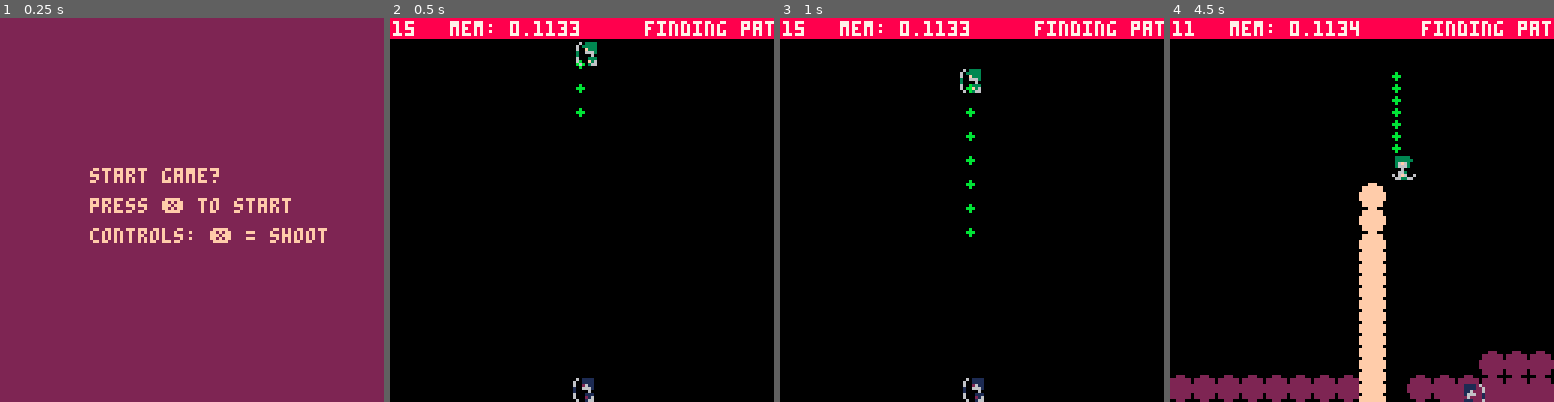
Above: before the commit, frames 1-4 (left to right).
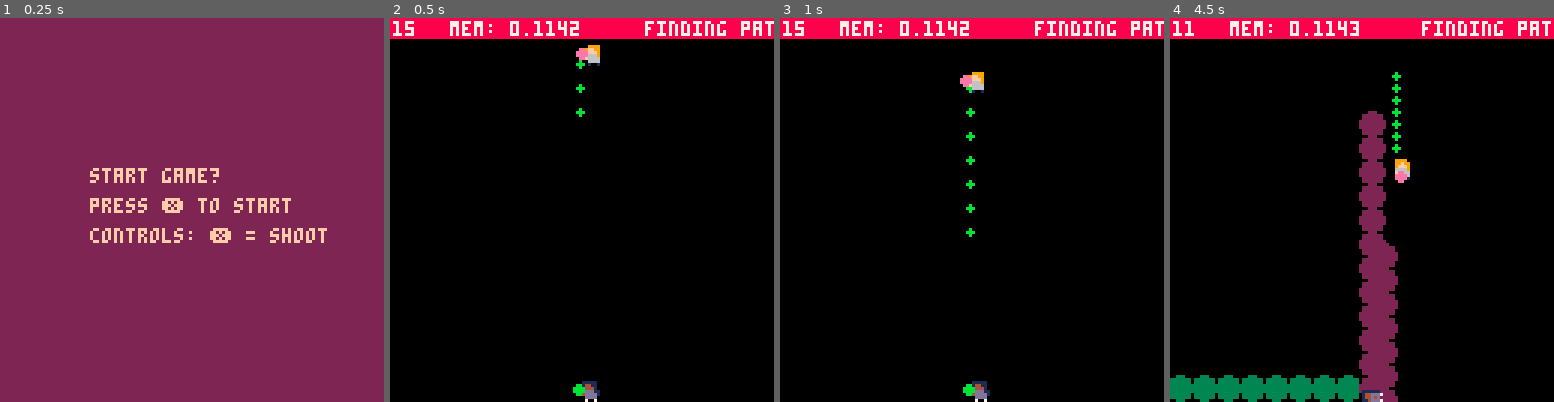
Above: after the commit, the same moments.

Repository: marcianoviereck/picogames
Game: PICO-8 cartridge pongpaint.p8
Same seed, same stepped clock (60 frames per second), same inputs: the game is played once before the commit and once after it.
Inputs:
- Up to frame 1 (0.25 s): no input
- Up to frame 2 (0.5 s): tap X (X key) at 0.33 s
- Up to frame 3 (1 s): no input
- Up to frame 4 (4.5 s): tap X (X key) at 1.07, 1.85, 2.97, 4.08 s; hold Right 1.6-2.1 s; hold Up 2.15-2.42 s; hold Right 2.47-3.03 s; hold Left 3.08-3.58 s; hold Down 3.63-3.97 s; hold Right from 4.02 s (still down)

Frame 1 is identical in both runs. In frame 2, 0.7% of the frame differs, in the area x 43-55%, y 0-100%; in frame 3, 0.7%; in frame 4, 12%, in the area x 0-100%, y 0-100%.

Commit message:
improvements

Diff:
--- a/pongpaint.p8
+++ b/pongpaint.p8
@@ -11,7 +11,6 @@
 			update_arrows()
 			update_animation(player)
 			update_dead_timers()
-			update_paint_touches()
 			if shoot_cooldown_frames > 0 then
 				shoot_cooldown_frames -= 1
 			end
@@ -44,7 +43,7 @@
 					local tile = level_tiles[x..":"..y]
 					if tile.c == player.c then
 						tiles_player += 1
-					else
+					elseif tile.c == enemy.c then
 						tiles_enemy += 1
 					end
 				end
@@ -81,12 +80,19 @@
 			circfill(level_sprite.x, level_sprite.y, 4, level_sprite.c)
 		end
 
+		-- walls --
+
+		for i=1, #walls do
+			if walls[i].x and walls[i].y then
+				circfill(walls[i].x, walls[i].y, 1, 8)
+			end
+		end
+
 		-- for pathing debug ! --
 		for i=1, #enemy.actions.path do
 			local tile = enemy.actions.path[i]
 			circfill(tile.x, tile.y, 1, 11)
 		end
-
 
 		draw_character(player)
 		draw_character(enemy)
@@ -139,7 +145,7 @@
 	map_size=32
 	tile_size=4
 	shoot_cooldown_frames = 5
-	enemy_shoot_cooldown_frames = 50
+	enemy_shoot_cooldown_frames = 25
 
 	arrows={}
 	ball = {
@@ -159,9 +165,10 @@
 		direction=0, -- 0 = left, 1 = up, 2 = right, 3 = down --
 		base_spr_index = 0,
 		current_animation=nil,
-		c = 2,
-		drawcolor = 1,
+		c = 3,
+		drawcolor = 11,
 		dead = false,
+		has_weapon = true,
 		dead_timer = 100,
 		speed = 1
 	}
@@ -171,11 +178,12 @@
 		direction = 0,
 		base_spr_index = 16,
 		current_animation=nil,
-		c = 15,
-		drawcolor = 3,
+		c = 2,
+		drawcolor = 14,
 		dead = false,
-		dead_timer = 100,
+		dead_timer = 50,
 		speed = 1,
+		has_weapon = true,
 		actions = {
 			searching = true,
 			finding_path = false,
@@ -193,33 +201,16 @@
 	for x=1, map_size do
 		for y=1, map_size do
 			local col = 16
-			--local col = player.c
-				--if y <= (map_size / 2) then
-				--	col = enemy.c
-				--end
-			local tile = {x=x*tile_size-1, y=y*tile_size-1, c=col}
+			local tile_x = x*tile_size-1
+			local tile_y = y*tile_size-1
+			local tile = {x=tile_x, y=tile_y, c=col,w=false}
 			level_tiles[x..":"..y] = tile
+			local wall = nil
+			if walls[x..":"..y] ~= nil then
+				tile.w = true
+				walls[x..":"..y] = {x=tile_x,y=tile_y}
+			end
 			add(level_sprites, tile)
-		end
-	end
-end
-
-function update_paint_touches()
-	for i=1, #characters do
-		local character = characters[i]
-		for li=1, #level_sprites do
-			local level_tile = level_sprites[li]
-			if (character.c == enemy.c
-				and level_tile.c == player.c) or
-					(character.c == player.c and
-					level_tile.c == enemy.c) then
-				if character.x > level_tile.x and
-					character.x < level_tile.x + 8 and
-					character.y > level_tile.y and
-					character.y < level_tile.y + 8 then
-						character_hit(enemy)
-				end
-			end
 		end
 	end
 end
@@ -315,22 +306,30 @@
 	local direction = character.direction
 	local x = character.x
 	local y = character.y
-
+	local has_weapon = true
 	if character.dead then
 		spr(base_spr_index + 5, x, y)
 	else
 		if direction == 0 then -- 0 = left --
-				spr(base_spr_index + 2, x, y)
-				spr(base_spr_index + 3, x - 2, y)
+				spr(base_spr_index, x, y)
+				if has_weapon then
+					spr(base_spr_index + 4, x - 4, y, 1, 1, true, false)
+				end
 		elseif direction == 1 then -- top --
-			spr(base_spr_index + 4, x, y - 2)
+			if has_weapon then
+				spr(base_spr_index + 3, x, y - 2)
+			end
 			spr(base_spr_index + 1, x, y)
 		elseif direction == 2 then -- right --
-			spr(base_spr_index + 2, x, y, 1, 1, true, false)
-			spr(base_spr_index + 3, x + 2, y, 1, 1, true, false)
+			spr(base_spr_index, x, y, 1, 1, true, false)
+			if has_weapon then
+				spr(base_spr_index + 4, x + 4, y)
+			end
 		elseif direction == 3 then -- down
-		 spr(base_spr_index, x, y)
-			spr(base_spr_index + 4, x, y, 1, 1, false, true)
+		 spr(base_spr_index + 2, x, y)
+			if has_weapon then
+				spr(base_spr_index + 3, x - 1, y + 3, 1, 1, false, true)
+			end
 		end
 	end
 end
@@ -396,10 +395,10 @@
 end
 
 function draw_arrows()
-	--for i=1, #arrows do
-	--	local arrow = arrows[i]
-	--	rectfill(arrow.x, arrow.y, arrow.x + 1, arrow.y + 1, arrow.drawcolor)
-	--end
+	for i=1, #arrows do
+		local arrow = arrows[i]
+		circfill(arrow.x, arrow.y, 3, arrow.drawcolor)
+	end
 end
 
 function update_arrows()
@@ -414,24 +413,22 @@
 		else
 			-- + 2 is to fix the offset of the arrow.. --
 			update_level_once(arrow.x + 2, arrow.y + 2, arrow.c)
-			--if arrow.c == player.c then
-			--	if arrow.x > enemy.x and
-			--	arrow.x < enemy.x + 8 and
-			--	arrow.y > enemy.y and
-			--	arrow.y < enemy.y + 8 then
-		--			character_hit(enemy)
-		--		end
-		--	else
-		--		if arrow.x > player.x and
-		--		arrow.x < player.x + 8 and
-		--		arrow.y > player.y and
-		--		arrow.y < player.y + 8 then
-			--		character_hit(player)
-			--	end
-			--end
-		end
-	end
-
+			for i=1, #characters do
+				local character = characters[i]
+				if (arrow.c == player.c
+					and character.c == enemy.c)
+					or (arrow.c == enemy.c
+					and character.c == player.c) then
+						if arrow.x > character.x - 8 and
+							arrow.x < character.x + 8 and
+							arrow.y > character.y - 8 and
+							arrow.y < character.y + 8 then
+								character_hit(character)
+						end
+					end
+				end
+			end
+	end
 	if arrow_to_del then
 		del(arrows, arrow_to_del)
 	end
@@ -439,9 +436,9 @@
 -->8
 -- level objects --
 walls={}
-walls["10:10"] = 1
-walls["20:20"] = 1
-walls["30:30"] = 1
+walls["10:10"] = {}
+walls["20:20"] = {}
+walls["30:30"] = {}
 -->8
 -- enemy code --
 function update_enemy()
@@ -453,7 +450,9 @@
 	 local randomx = ceil(rnd(32) + 1)
 	 local randomy = ceil(rnd(32) + 1)
 	 local target_tile = level_tiles[randomx..":"..randomy]
-	 if target_tile == enemy.actions.current_tile then
+	 if target_tile == enemy.actions.current_tile
+	 or target_tile == nil
+	 then
 	 	debug_text = "same!"
 	 	-- temp.. --
 	 	return
@@ -477,7 +476,7 @@
 
  enemy_shoot_cooldown_frames -= 1
  if enemy_shoot_cooldown_frames <= 0 then
- 	enemy_shoot_cooldown_frames = rnd(40) + 40
+ 	enemy_shoot_cooldown_frames = rnd(20) + 30
  	local dir_to_player = -1
   -- todo: fix later --
  	if dir_to_player == -1 then
@@ -722,9 +721,19 @@
 
 
 
-…(6 lines of a section not shown)…
+__map__
+0606060606060606060600000600000000000000000000000000000000000000000000000000000000000000000000000000000000000000000000000000000000000000000000000000000000000000000000000000000000000000000000000000000000000000000000000000000000000000000000000000000000000000
+0606060606060606060606060600060000000000000000000000000000000000000000000000000000000000000000000000000000000000000000000000000000000000000000000000000000000000000000000000000000000000000000000000000000000000000000000000000000000000000000000000000000000000
+0606060606060606060606060600060600000000000000000000000000000000000000000000000000000000000000000000000000000000000000000000000000000000000000000000000000000000000000000000000000000000000000000000000000000000000000000000000000000000000000000000000000000000
+0606060606060606060606060606060600000000000000000000000000000000000000000000000000000000000000000000000000000000000000000000000000000000000000000000000000000000000000000000000000000000000000000000000000000000000000000000000000000000000000000000000000000000
+0606060606060606060606060606060600000000000000000000000000000000000600000000000000000000000000000000000000000000000000000000000000000000000000000000000000000000000000000000000000000000000000000000000000000000000000000000000000000000000000000000000000000000
+0606060606060606060606060606060600000000000000000006060606060606060006000000000000000000000000000000000000000000000000000000000000000000000000000000000000000000000000000000000000000000000000000000000000000000000000000000000000000000000000000000000000000000
+0606060600000606060600060600000000000000000000000000000000000006060600000000000000000000000000000000000000000000000000000000000000000000000000000000000000000000000000000000000000000000000000000000000000000000000000000000000000000000000000000000000000000000
+0000000000000606060000060600060000000000000000000000000000000000000000000000000000000000000000000000000000000000000000000000000000000000000000000000000000000000000000000000000000000000000000000000000000000000000000000000000000000000000000000000000000000000
+0000000000000600000000000000060600000000000000000000000000000000000000000000000000000000000000000000000000000000000000000000000000000000000000000000000000000000000000000000000000000000000000000000000000000000000000000000000000000000000000000000000000000000
+…(6 lines of a section not shown)…
Not shown, changed: 22 lines of the sprite sheet (__gfx__) section of pongpaint.p8
